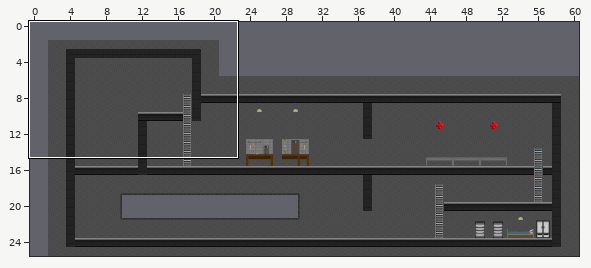
Tiled map: resources/tilemap/zona_shelter.tmx. Above, an overview of the earlier version with the close-up marked.
Close-up. The starting point:
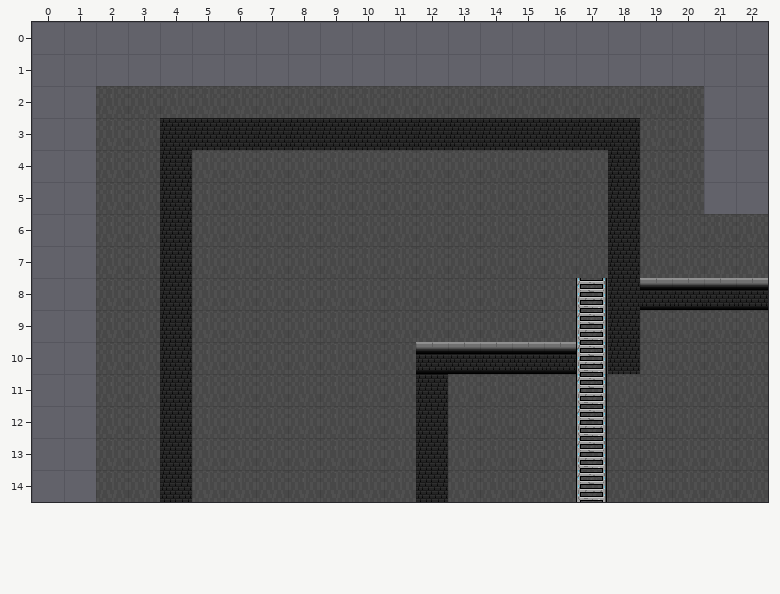
Cells are 32x32 px. Shown: x 0..22, y 0..14. The commit also changed other parts of the map, which this record leaves out. Tiles whose own drawing changed are shown in their newer look in all pictures.
And afterwards:
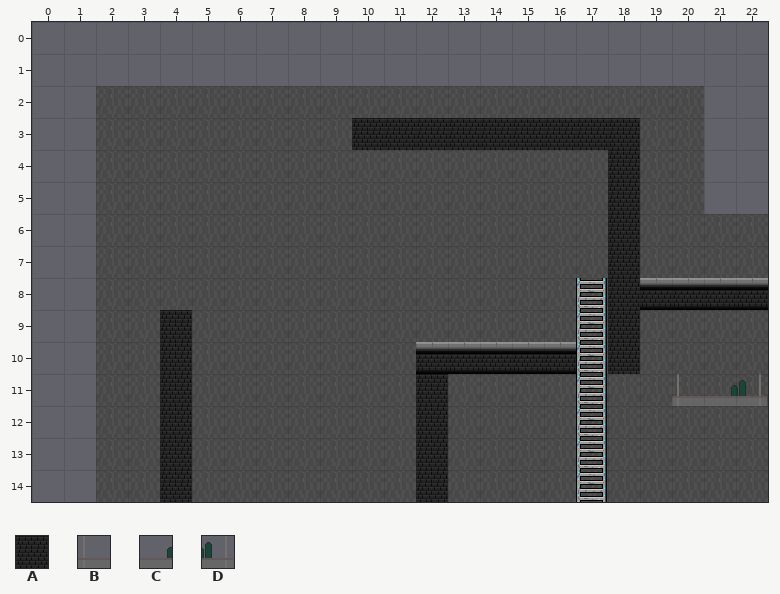
Key: from "template_tileset": A 5, B 115, C 116, D 117.
_ is an empty cell, . an unchanged one.
The exact change:
--- layer "Paredes"
@@ x 4..9 @@
- 3 AAAAAA
- 4 A.....
- 5 A.....
- 6 A.....
- 7 A.....
- 8 A.....
+ 3 ______
+ 4 _.....
+ 5 _.....
+ 6 _.....
+ 7 _.....
+ 8 _.....
--- layer "Elements"
@@ x 20..22 @@
-11 ___
+11 BCD
Changed places in both close-ups, as pixel boxes (x1, y1, x2, y2):
removed: (160, 118, 352, 310)
added: (672, 374, 767, 406)
